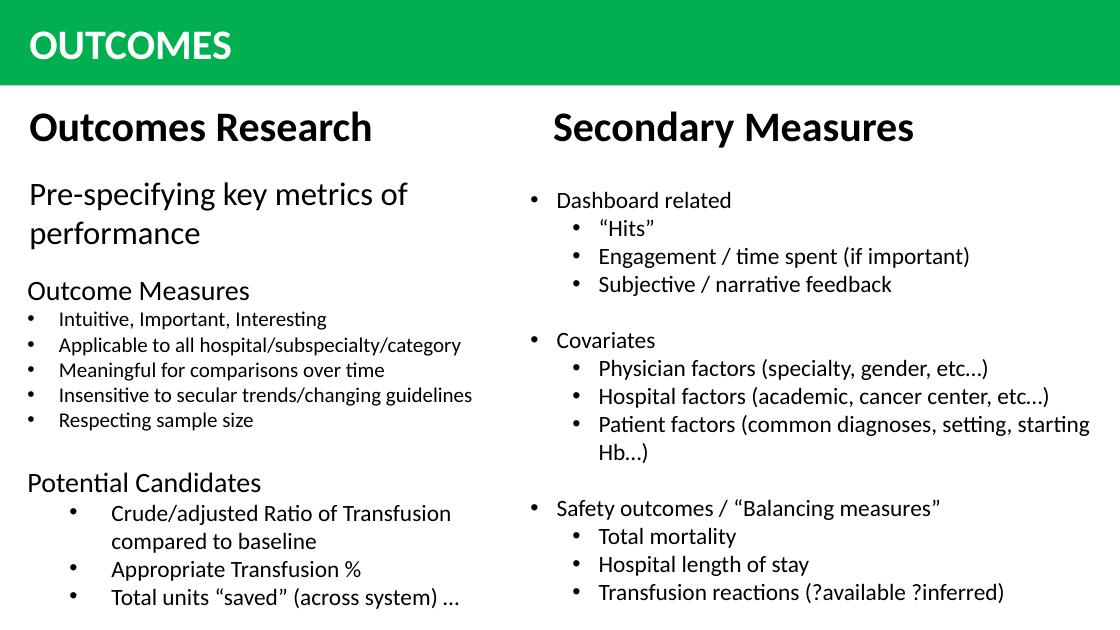
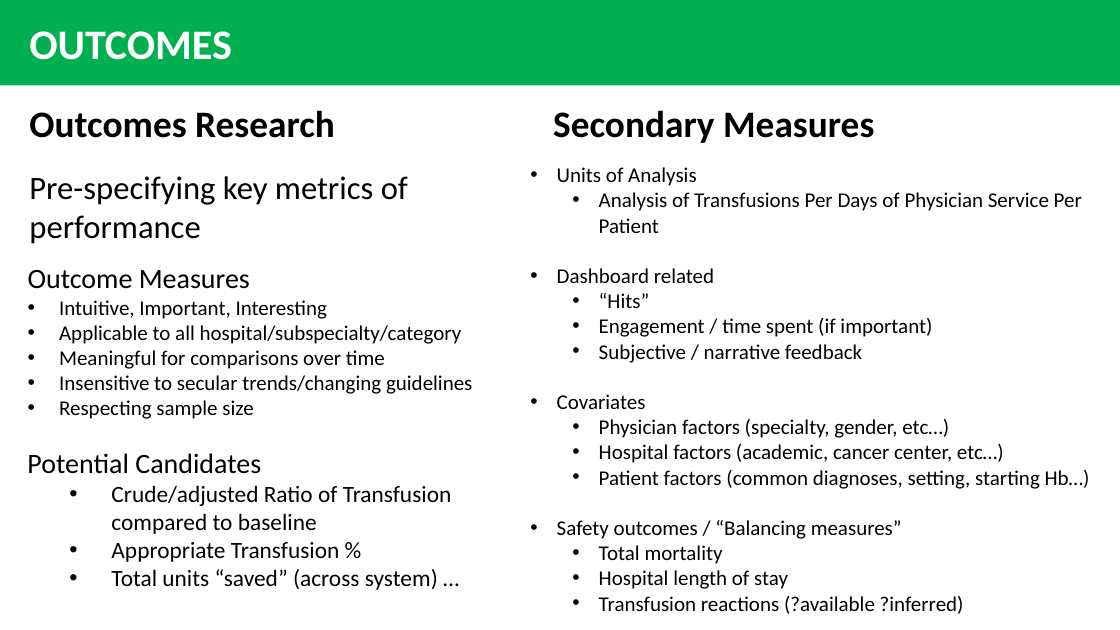
Before and after one commit to RazaS/GADGET_public, a slide deck: slide 10 of GADGET_Blueprint_1.pptx. Drawn at 1120x630 pixels with LibreOffice and Linux fonts; fonts in the diff are those of the drawing. Boxes give left, top, right and bottom in pixels: in the first picture for what was removed or moved away, otherwise in the second. Text is boxed around its words. In the diff, an @@ line names an element or a change of style, - is before the commit and + after.

```diff
--- a/GADGET_Blueprint_1.pptx
+++ b/GADGET_Blueprint_1.pptx
@@ text at (29,110,335,138): size 36 to 32 pt in "Outcomes Research" @@
@@ text "Secondary Measures" at (553,110,874,143): size 36 to 32 pt @@
@@ text "Units of Analysis": place and size @@
-text "Units of Analysis" at (557,191,1090,603)
+text "Units of Analysis" at (557,167,1090,614)
@@ text at (557,167,1082,233): paragraphs added @@
+• Units of Analysis
+  • Analysis of Transfusions Per Days of Physician Service Per Patient
@@ text "Outcome Measures": place and size @@
-text "Outcome Measures" at (27,282,472,431)
+text "Outcome Measures" at (28,270,472,419)
@@ text at (557,268,1090,614): size 20 to 18 pt in "Dashboard related", "“Hits”", "Engagement / time spent (if important)", "Subjective / narrative feedback" and 8 more places @@
@@ text "Potential Candidates": place and size @@
-text "Potential Candidates" at (27,472,452,609)
+text "Potential Candidates" at (27,453,452,590)
```
Also in this commit, not shown: 9 other slides changed, 1 other file.
